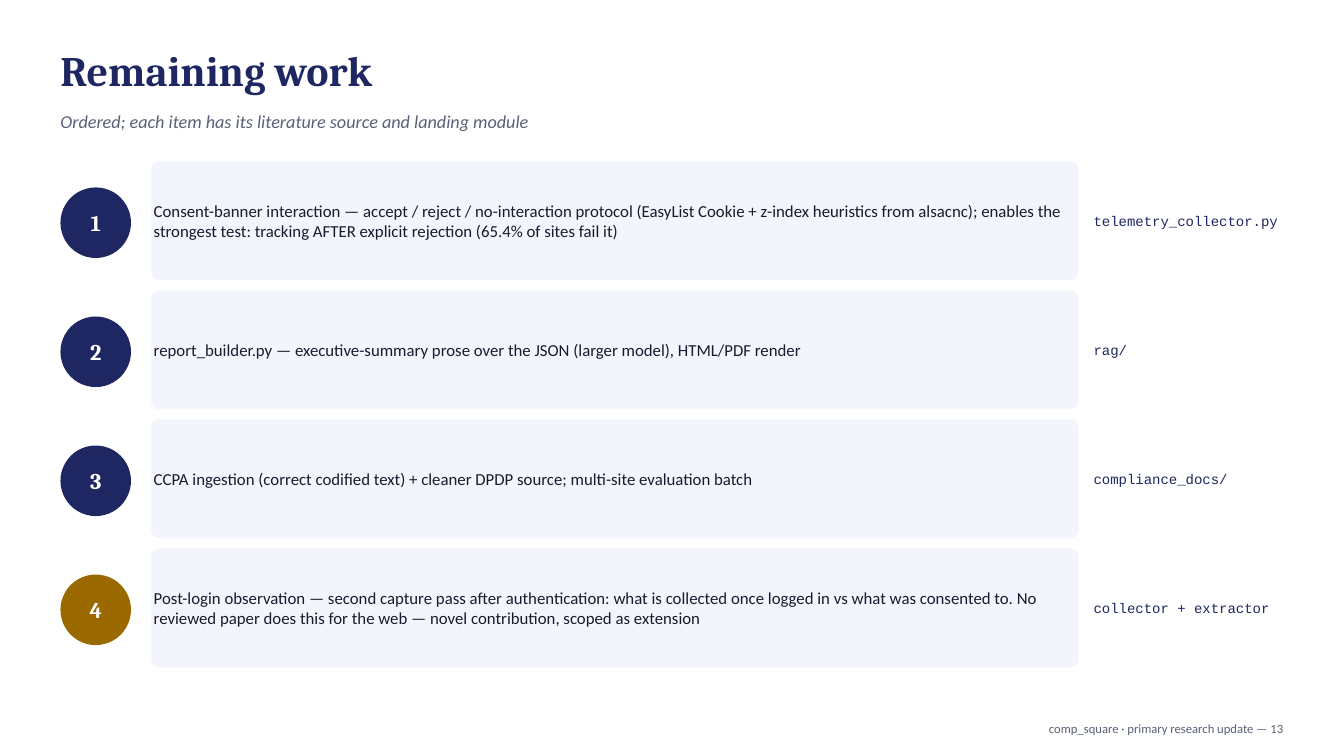
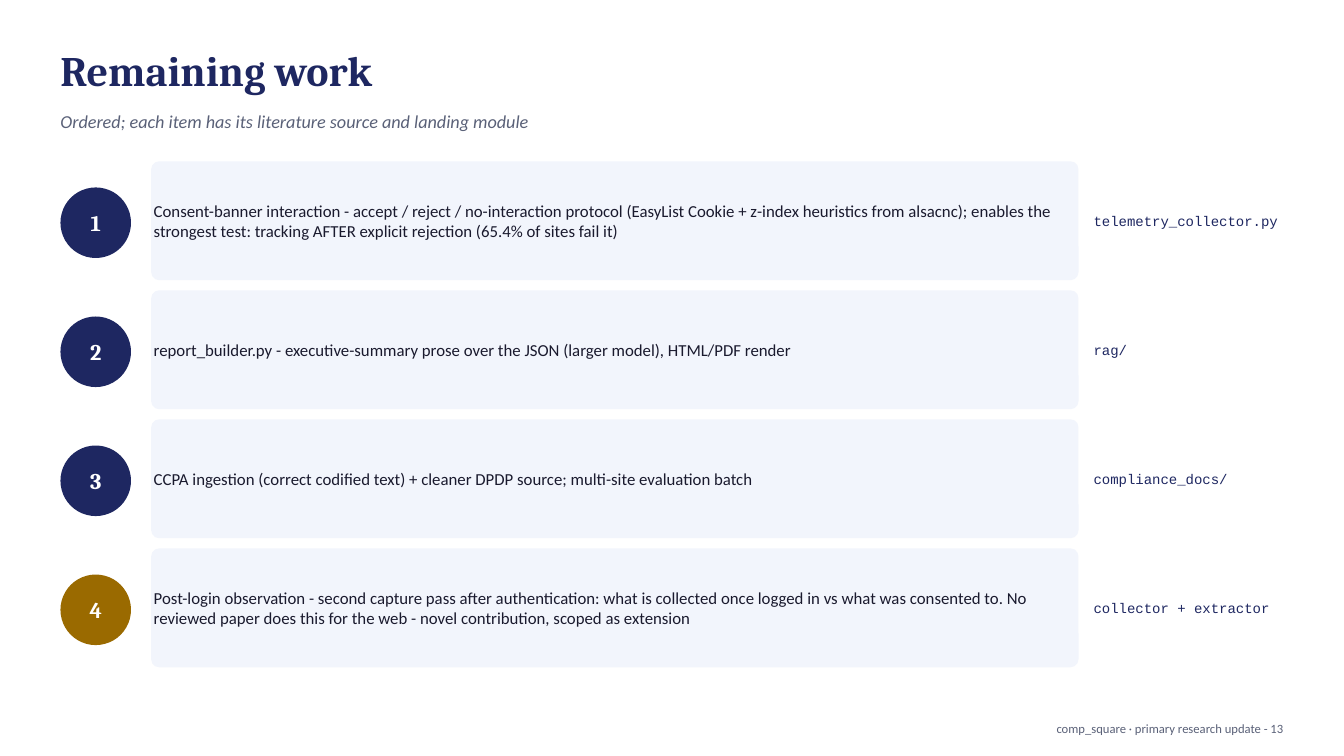
Before and after one commit to DoubleKingsLC/comp_square, a slide deck: slide 13 of Deliverable2_Supervisor_Update.pptx. Drawn at 1344x756 pixels with LibreOffice and Linux fonts; fonts in the diff are those of the drawing. Boxes give left, top, right and bottom in pixels: in the first picture for what was removed or moved away, otherwise in the second. Text is boxed around its words. In the diff, an @@ line names an element or a change of style, - is before the commit and + after.

```diff
--- a/Deliverable2_Supervisor_Update.pptx
+++ b/Deliverable2_Supervisor_Update.pptx
@@ text in rounded rectangle at (154,205,1051,240): text changed @@
-Consent-banner interaction — accept / reject / no-interaction protocol (EasyList Cookie + z-index heuristics from alsacnc); enables the strongest test: tracking AFTER explicit rejection (65.4% of sites fail it)
+Consent-banner interaction - accept / reject / no-interaction protocol (EasyList Cookie + z-index heuristics from alsacnc); enables the strongest test: tracking AFTER explicit rejection (65.4% of sites fail it)
@@ text in rounded rectangle at (154,344,791,359): text changed @@
-report_builder.py — executive-summary prose over the JSON (larger model), HTML/PDF render
+report_builder.py - executive-summary prose over the JSON (larger model), HTML/PDF render
@@ text in rounded rectangle at (154,592,1027,627): text changed @@
-Post-login observation — second capture pass after authentication: what is collected once logged in vs what was consented to. No reviewed paper does this for the web — novel contribution, scoped as extension
+Post-login observation - second capture pass after authentication: what is collected once logged in vs what was consented to. No reviewed paper does this for the web - novel contribution, scoped as extension
@@ text at (1057,724,1283,735): text changed @@
-comp_square · primary research update — 13
+comp_square · primary research update - 13
```
Also in this commit, not shown: 13 other slides changed, 4 other files.
